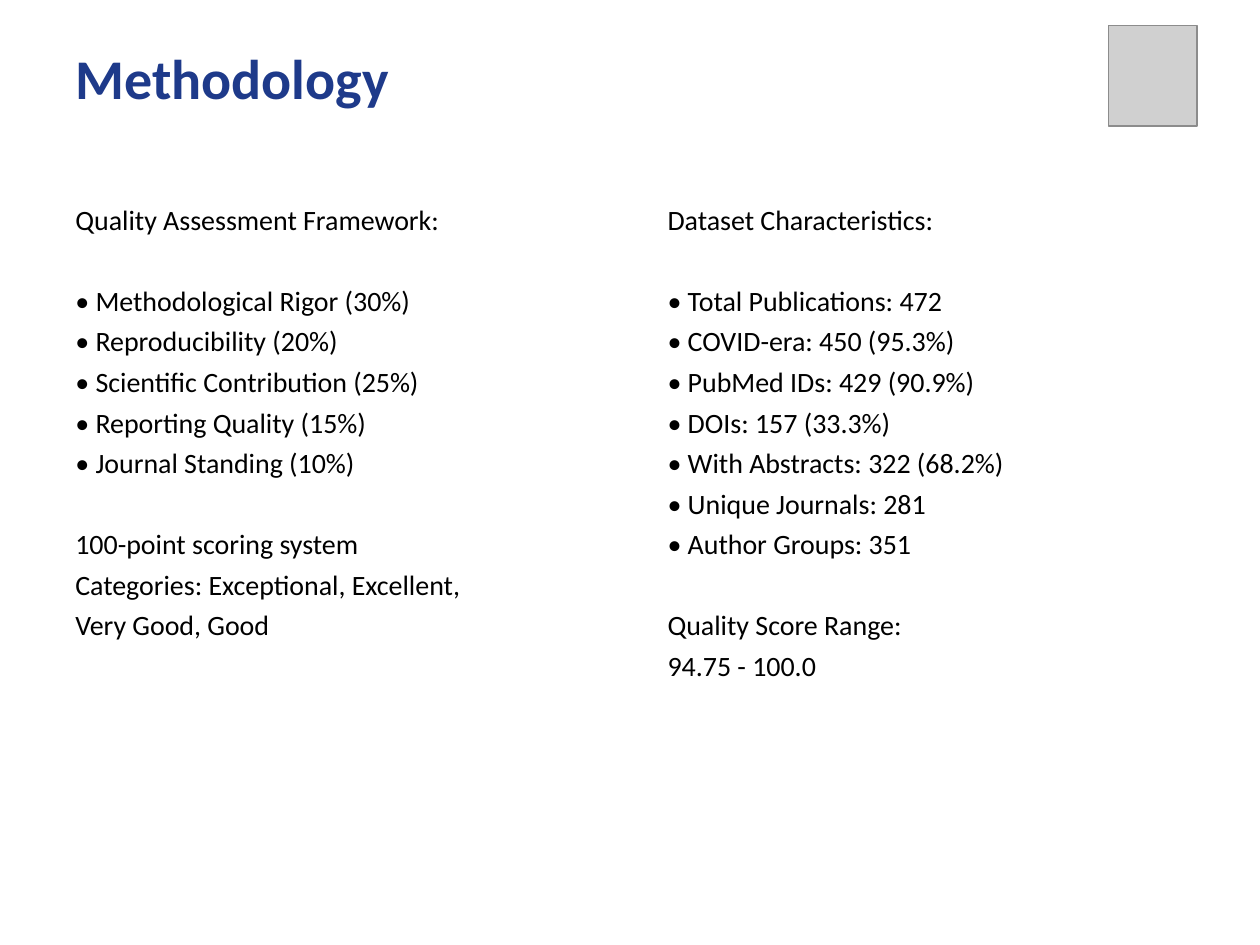
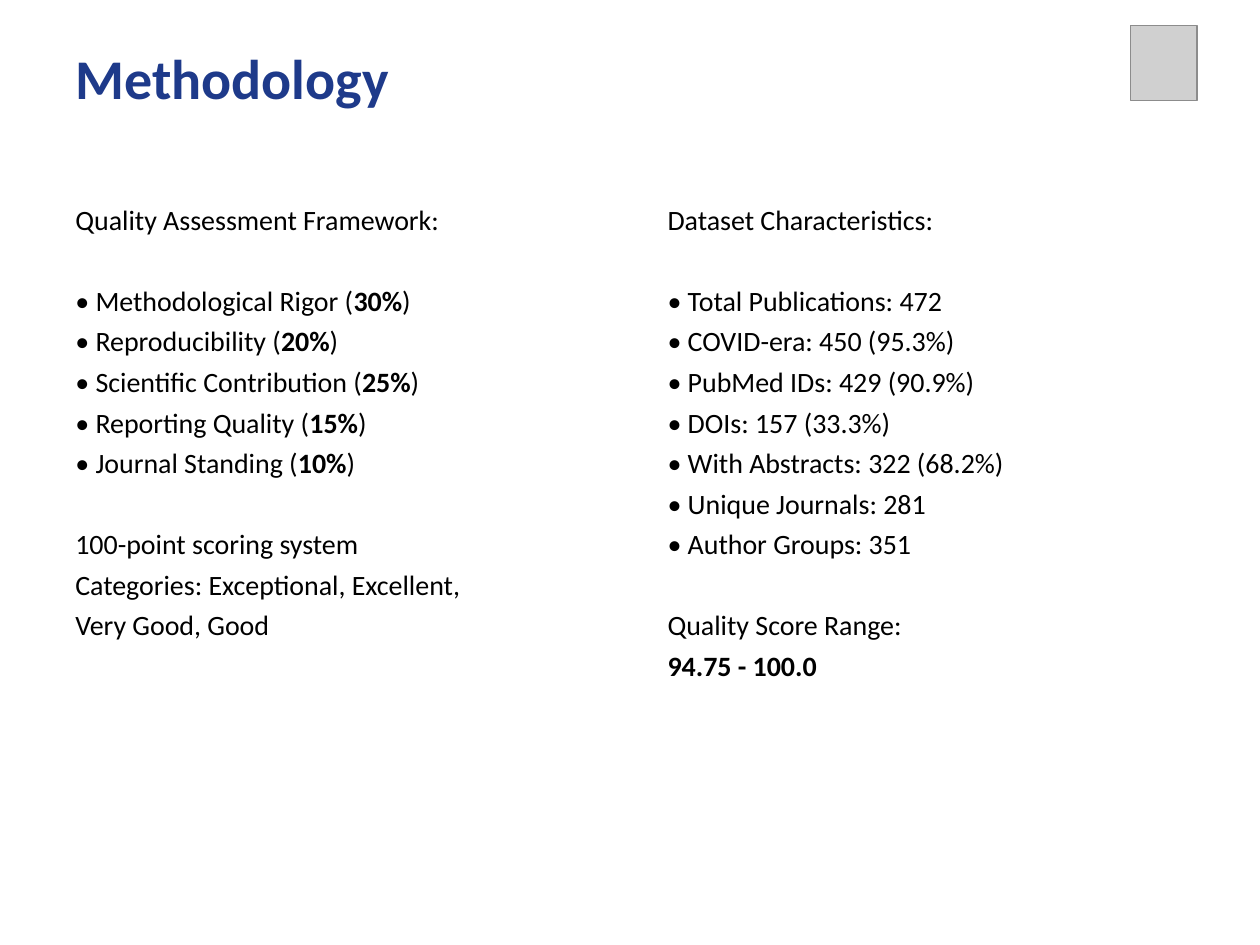
Before and after one commit to eskgyimah/Capstone, a slide deck: slide 4 of PRESENTATION/CAPSTONE_PRESENTATION.pptx. Drawn at 1260x945 pixels with LibreOffice and Linux fonts; fonts in the diff are those of the drawing; grey boxes stand for pictures. Boxes give left, top, right and bottom in pixels: in the first picture for what was removed or moved away, otherwise in the second. Text is boxed around its words. In the diff, an @@ line names an element or a change of style, - is before the commit and + after.

```diff
--- a/PRESENTATION/CAPSTONE_PRESENTATION.pptx
+++ b/PRESENTATION/CAPSTONE_PRESENTATION.pptx
@@ picture: place and size @@
-picture at bbox=[1109, 25, 1197, 126]
+picture at bbox=[1130, 25, 1197, 101]
@@ text at bbox=[96, 290, 419, 478]: bold on in "(30%)", "(20%)", "(25%)", "(15%)" and 1 more places @@
@@ text at bbox=[668, 657, 817, 677]: bold on in "94.75 - 100.0" @@
```
Also in this commit, not shown: 9 other slides changed.
